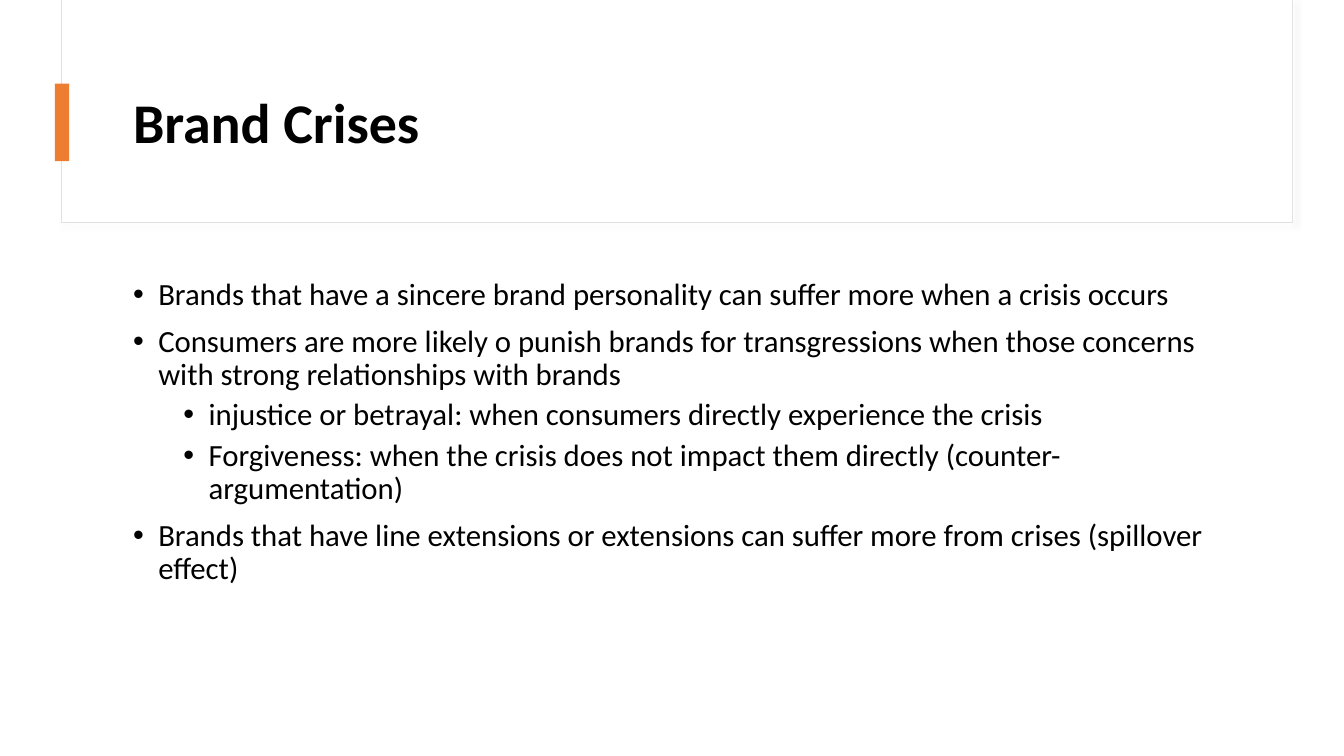
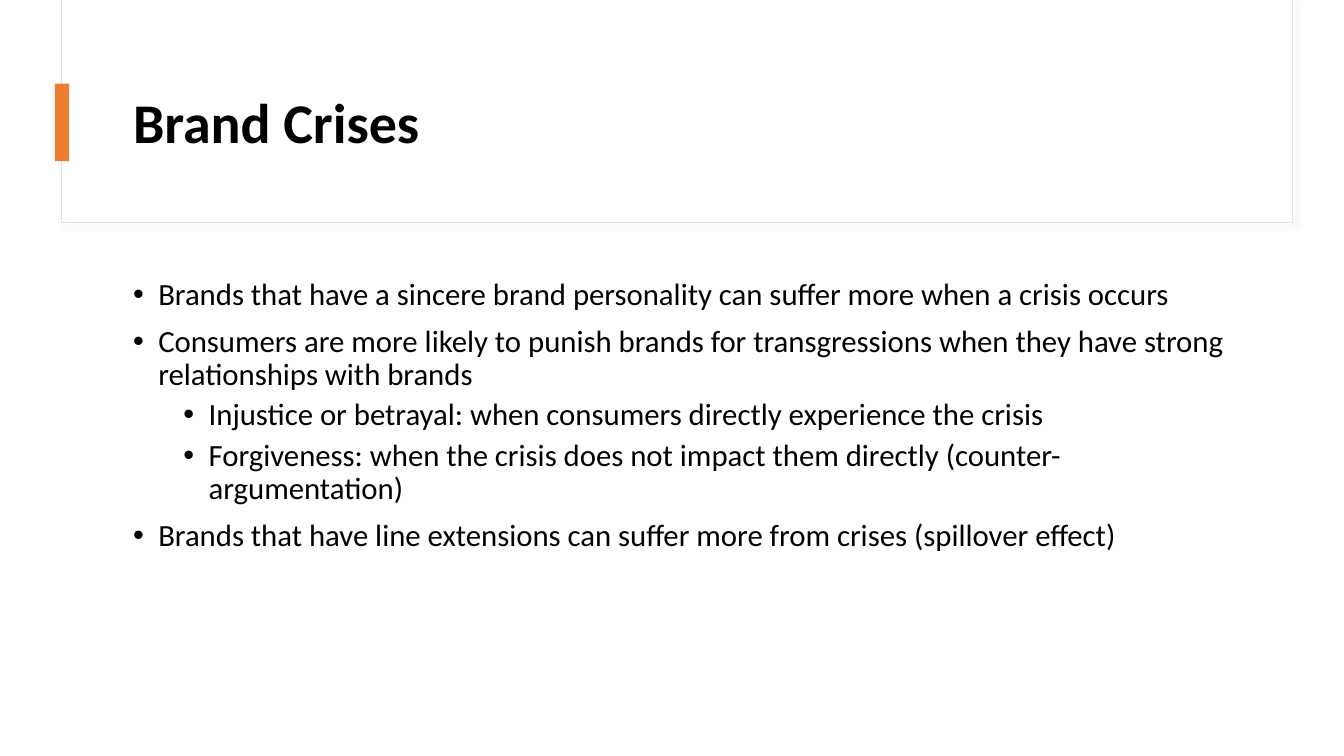
Before and after one commit to mikenguyen13/brand_F22, a slide deck: slide 11 of lecture/12/12.pptx. Drawn at 1344x756 pixels with LibreOffice and Linux fonts; fonts in the diff are those of the drawing. Boxes give left, top, right and bottom in pixels: in the first picture for what was removed or moved away, otherwise in the second. Text is boxed around its words. In the diff, an @@ line names an element or a change of style, - is before the commit and + after.

Commit message:
lecture 12

```diff
--- a/lecture/12/12.pptx
+++ b/lecture/12/12.pptx
@@ text at <box>158,330,1223,431</box>: text changed @@
-• Consumers are more likely o punish brands for transgressions when those concerns with strong relationships with brands
-  • injustice or betrayal: when consumers directly experience the crisis
+• Consumers are more likely to punish brands for transgressions when they have strong relationships with brands
+  • Injustice or betrayal: when consumers directly experience the crisis
@@ text at <box>158,523,1115,551</box>: text changed @@
-• Brands that have line extensions or extensions can suffer more from crises (spillover effect)
+• Brands that have line extensions can suffer more from crises (spillover effect)
```
